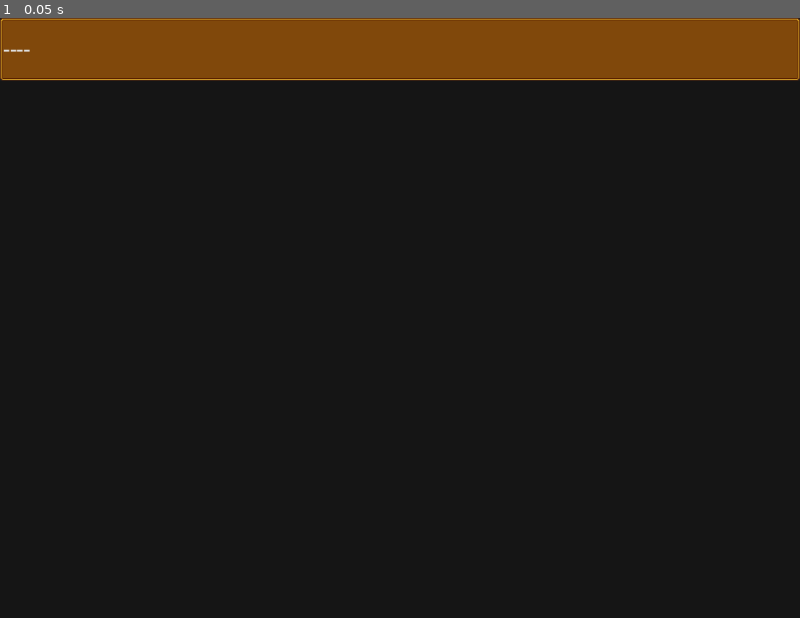
Above: before the commit, frame 1.
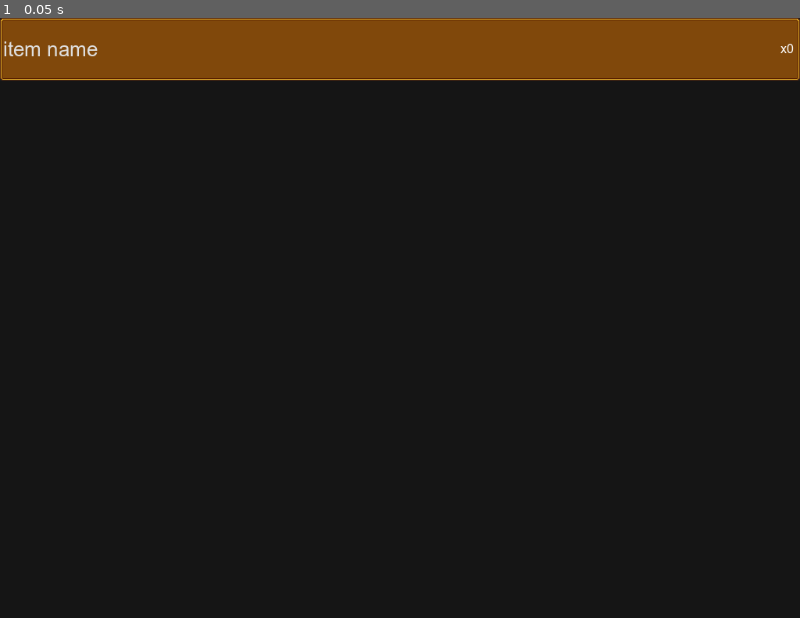
Above: after the commit, the same moment.

Repository: MichalKrzyzanowski/west-life-fantasy-godot-port
Game: Godot game, scene res://ui/camp_menu/inventory/common/item_display.tscn
The game is run twice, just before and just after one commit, with the same random seed, the same clock (stepped at 60 frames per second) and the same inputs. This scene is started directly instead of the project's main scene.
Inputs:
- Up to frame 1 (0.05 s): no input

The runs differ from the first frame. In frame 1, 0.2% of the frame differs, in the area x 0-100%, y 3-7%.
Error after the commit: Parse Error: Identifier "text" not declared in the current scope. (res://ui/camp_menu/inventory/common/item_display.gd:46)

Commit message:
- updated inventory_gui scene: 	- set size_flags_horizontal to expand and fill mode - updated item_gui scene: 	- converted to Panel type 		- parent object is a panel now to allow more complex 		  guis to be created 		- button is now a child of the panel 		- this prevents the button from streching past the text 		  object 	- added bitflags for item display options 		- allows setting which information you want to display 			- e.g. amount, level, equip status, etc. 		- created a method that wraps all text update methods 			- allows for easier overrides - updated shop scene: 	- added enable_sell_mode option 		- if turned off, selling option is not available 	- implemented sell mode missing text and ability to exit sell 	  mode - added shop_legacy scene: 	- shop scene that has sell mode identical to the original 	  version 	- inherits shop scene 	- allows future option to toggle shop modes 	- NOTE: the original sell mode's implementation is very clunky 	  static, which causes difficulty implementing it with the 	  reworked inventory system and keeping it simple & clean

Diff:
--- a/entities/enemies/bandit/bandit.tres
+++ b/entities/enemies/bandit/bandit.tres
@@ -20,6 +20,7 @@
 max_level = 9999
 xp_drop = 8
 gil_drop = 6
+gil_value = 0
 gil_level_cost = 25
 
 [resource]
--- a/entities/enemies/cactus/cactus.tres
+++ b/entities/enemies/cactus/cactus.tres
@@ -20,6 +20,7 @@
 max_level = 9999
 xp_drop = 4
 gil_drop = 3
+gil_value = 0
 gil_level_cost = 25
 
 [resource]
--- a/entities/enemies/dark_ninja/dark_ninja.tres
+++ b/entities/enemies/dark_ninja/dark_ninja.tres
@@ -20,6 +20,7 @@
 max_level = 9999
 xp_drop = 64
 gil_drop = 67
+gil_value = 0
 gil_level_cost = 25
 
 [resource]
--- a/entities/enemies/desert_ninja/desert_ninja.tres
+++ b/entities/enemies/desert_ninja/desert_ninja.tres
@@ -20,6 +20,7 @@
 max_level = 9999
 xp_drop = 35
 gil_drop = 15
+gil_value = 0
 gil_level_cost = 25
 
 [resource]
--- a/entities/enemies/snail/snail.tres
+++ b/entities/enemies/snail/snail.tres
@@ -20,6 +20,7 @@
 max_level = 9999
 xp_drop = 1
 gil_drop = 2
+gil_value = 0
 gil_level_cost = 25
 
 [resource]
--- a/ui/camp_menu/inventory/common/inventory_gui.gd
+++ b/ui/camp_menu/inventory/common/inventory_gui.gd
@@ -67,6 +67,7 @@
 	var gui_amount: int = rows * columns
 	for i: int in gui_amount:
 		var gui: Control  = item_gui.instantiate()
+		gui.size_flags_horizontal = Control.SIZE_EXPAND_FILL
 		inventory_grid.add_child(gui)
 		gui.connect("on_item_clicked", _on_item_clicked)
 
--- a/ui/camp_menu/inventory/common/item_display.tscn
+++ b/ui/camp_menu/inventory/common/item_display.tscn
@@ -11,6 +11,8 @@
 text = "item name"
 alignment = 0
 script = ExtResource("2_jauba")
+item_display_opt = null
+default_name = null
 metadata/_edit_use_anchors_ = true
 
 [node name="AmountLabel" type="Label" parent="."]
--- a/ui/camp_menu/inventory/common/item_gui.gd
+++ b/ui/camp_menu/inventory/common/item_gui.gd
@@ -1,33 +1,35 @@
 # @tool
 # class_name name
-extends Button
+extends Panel
 # docstring
 
-# TODO: add action functions for each use action:
-# equip() // gear, use() // consumables
 
 # signals
 signal on_item_clicked(item_id: int)
 
 # enums
+enum ItemDisplayOptions {
+	IS_EQUIPPED = 1 << 0,
+	AMOUNT = 1 << 1,
+	LEVEL = 1 << 2,
+}
 
 # constants
 
 # @export vars
+@export_flags("is_equipped", "amount", "level") var item_display_opt: int = 0
+@export var default_name: String = "----"
 
 # public vars
-var default_name: String = "----"
 var item: Item:
 	set(new_item):
 		item = new_item
 		if item == null:
 			_set_defaults()
+			update_label_text()
 			return
 
-		_current_item_name = item.name.capitalize()
-		update_item_equip()
-		update_item_level()
-		update_item_amount()
+		_update_item_display()
 
 		update_label_text()
 
@@ -36,6 +38,7 @@
 var _current_item_name: String = default_name
 
 # @onready vars
+@onready var button: Button = $Button
 
 
 func _init() -> void:
@@ -48,6 +51,7 @@
 
 func _ready() -> void:
 	_set_defaults()
+	update_label_text()
 
 
 # remaining builtins e.g. _process, _input
@@ -59,13 +63,24 @@
 
 
 func update_label_text() -> void:
-	text = _current_item_name
+	button.text = _current_item_name
 
 
 # private methods
 func _set_defaults() -> void:
 	_current_item_name = default_name
-	update_label_text()
+
+
+## wraps all update methods
+func _update_item_display() -> void:
+	_current_item_name = item.name.capitalize()
+
+	if item_display_opt & ItemDisplayOptions.IS_EQUIPPED:
+		update_item_equip()
+	if item_display_opt & ItemDisplayOptions.LEVEL:
+		update_item_level()
+	if item_display_opt & ItemDisplayOptions.AMOUNT:
+		update_item_amount()
 
 
 func _on_pressed() -> void:
--- a/ui/camp_menu/inventory/common/item_gui.tscn
+++ b/ui/camp_menu/inventory/common/item_gui.tscn
@@ -1,29 +1,21 @@
-[gd_scene load_steps=8 format=3 uid="uid://bj18dtq305e74"]
+[gd_scene load_steps=3 format=3 uid="uid://bj18dtq305e74"]
 
+[ext_resource type="Theme" uid="uid://pqyn725r5mhs" path="res://ui/common/theme/empty_button.tres" id="1_ar7hl"]
 [ext_resource type="Script" uid="uid://f0f6sslr3lk" path="res://ui/camp_menu/inventory/common/item_gui.gd" id="1_em23q"]
 
-[sub_resource type="StyleBoxEmpty" id="StyleBoxEmpty_mcif1"]
+[node name="ItemGui" type="Panel"]
+anchors_preset = 10
+anchor_right = 1.0
+grow_horizontal = 2
+script = ExtResource("1_em23q")
+item_display_opt = 7
 
-[sub_resource type="StyleBoxEmpty" id="StyleBoxEmpty_h4grh"]
+[node name="Button" type="Button" parent="."]
+layout_mode = 1
+offset_right = 26.0
+offset_bottom = 30.0
+theme = ExtResource("1_ar7hl")
+text = "---"
+alignment = 0
 
-[sub_resource type="StyleBoxEmpty" id="StyleBoxEmpty_qh4is"]
-
-[sub_resource type="StyleBoxEmpty" id="StyleBoxEmpty_3t70h"]
-
-[sub_resource type="StyleBoxEmpty" id="StyleBoxEmpty_nhil4"]
-
-[sub_resource type="Theme" id="Theme_nkrbd"]
-Button/styles/disabled = SubResource("StyleBoxEmpty_mcif1")
-Button/styles/focus = SubResource("StyleBoxEmpty_h4grh")
-Button/styles/hover = SubResource("StyleBoxEmpty_qh4is")
-Button/styles/normal = SubResource("StyleBoxEmpty_3t70h")
-Button/styles/pressed = SubResource("StyleBoxEmpty_nhil4")
-
-[node name="ItemGui" type="Button"]
-offset_right = 8.0
-offset_bottom = 50.0
-theme = SubResource("Theme_nkrbd")
-text = "---"
-script = ExtResource("1_em23q")
-
-[connection signal="pressed" from="." to="." method="_on_pressed"]
+[connection signal="pressed" from="Button" to="." method="_on_pressed"]
--- /dev/null
+++ b/ui/camp_menu/inventory/common/shop_item_gui.gd
@@ -0,0 +1,53 @@
+# @tool
+# class_name name
+extends "item_gui.gd"
+# docstring
+
+
+# signals
+
+# enums
+
+# constants
+
+# @export vars
+
+# public vars
+
+# private vars
+
+# @onready vars
+@onready var gil_value_label: Label = $GilValueLabel
+
+
+func _init() -> void:
+	pass
+
+
+func _enter_tree() -> void:
+	pass
+
+
+func _ready() -> void:
+	pass
+
+
+# remaining builtins e.g. _process, _input
+
+
+# public methods
+
+
+# private methods
+func _set_defaults() -> void:
+	super()
+	gil_value_label.text = ""
+
+
+func _update_item_display() -> void:
+	super()
+	if item.stats.gil_value > 0:
+		gil_value_label.text = str(item.stats.gil_value)
+
+
+# subclasses
--- /dev/null
+++ b/ui/camp_menu/inventory/common/shop_item_gui.tscn
@@ -0,0 +1,22 @@
+[gd_scene load_steps=4 format=3 uid="uid://cj65loh8on112"]
+
+[ext_resource type="PackedScene" uid="uid://bj18dtq305e74" path="res://ui/camp_menu/inventory/common/item_gui.tscn" id="1_f7psr"]
+[ext_resource type="Script" uid="uid://bod6exm2h1jd2" path="res://ui/camp_menu/inventory/common/shop_item_gui.gd" id="2_6s5lc"]
+[ext_resource type="FontFile" uid="uid://duujn5vjqjbyi" path="res://ui/common/font/arialbd.ttf" id="3_y3wtf"]
+
+[node name="ShopItemGui" instance=ExtResource("1_f7psr")]
+script = ExtResource("2_6s5lc")
+
+[node name="Button" parent="." index="0"]
+theme_override_fonts/font = ExtResource("3_y3wtf")
+
+[node name="GilValueLabel" type="Label" parent="." index="1"]
+layout_mode = 1
+anchors_preset = 10
+anchor_right = 1.0
+offset_top = 30.0
+offset_bottom = 49.0
+grow_horizontal = 2
+theme_override_fonts/font = ExtResource("3_y3wtf")
+theme_override_font_sizes/font_size = 30
+horizontal_alignment = 2
--- a/ui/camp_menu/inventory/consumables_menu.tscn
+++ b/ui/camp_menu/inventory/consumables_menu.tscn
@@ -189,7 +189,7 @@
 rows = 3
 hide_scrollbar = true
 disable_scrolling = true
-inv_grid_v_seperation = 30
+inv_grid_v_seperation = 60
 item_gui = ExtResource("5_6deds")
 
 [node name="DescriptionPanel" type="NinePatchRect" parent="."]
--- a/ui/shops/common/shop.gd
+++ b/ui/shops/common/shop.gd
@@ -17,6 +17,7 @@
 
 # @export vars
 @export var shop_name: String
+@export var enable_sell_mode: bool = false
 ## array of item ids to populate the shop with
 @export var shop_items: Array[int]
 @export var target_inventory: Inventory
@@ -30,14 +31,11 @@
 		shop_state = new_state
 		match shop_state:
 			ShopState.STANDBY:
-				buy_button.text = "Buy"
-				exit_button.text = "Exit"
-				sell_button.show()
+				_enter_standby_state()
 			ShopState.BUY:
-				buy_button.text = "Yes"
-				exit_button.text = "No"
-				sell_button.hide()
-				options_panel.show()
+				_enter_buy_state()
+			ShopState.SELL:
+				_enter_sell_state()
 
 var _selected_shop_item: Item
 
@@ -63,15 +61,25 @@
 
 
 func _ready() -> void:
+	# set shop name
+	title_label.text = shop_name
+
+	# hide sell button is sell mode is disabled
+	if !enable_sell_mode:
+		sell_button.hide()
+
+	# populate shop items from item ids
 	if !shop_items.is_empty():
 		shop_inventory.add_items(shop_items)
 	else:
 		shop_inventory.add_item(33)
 		shop_inventory.add_item(34)
 		shop_inventory.add_item(35)
-	shop_inventory_gui.enable_item_use_action = false
+
+	# set default inventory_gui options
 	shop_inventory_gui.set_inventory(shop_inventory, PartyManager.party)
 
+	# connect relevant gil & item signals
 	PartyManager.on_gil_changed.connect(_update_gil_text)
 	shop_inventory_gui.on_item_gui_clicked.connect(_on_item_clicked)
 
@@ -120,6 +128,28 @@
 	gil_label.text = "%d G" % PartyManager.gil
 
 
+func _enter_standby_state() -> void:
+	buy_button.text = "Buy"
+	exit_button.text = "Exit"
+	if enable_sell_mode:
+		sell_button.show()
+	buy_button.show()
+	exit_button.show()
+
+
+func _enter_buy_state() -> void:
+	buy_button.text = "Yes"
+	exit_button.text = "No"
+	sell_button.hide()
+	options_panel.show()
+
+
+func _enter_sell_state() -> void:
+	buy_button.hide()
+	sell_button.hide()
+	exit_button.text = "Back"
+
+
 func _on_buy_button_pressed() -> void:
 	match shop_state:
 		ShopState.STANDBY:
@@ -136,8 +166,10 @@
 
 func _on_sell_button_pressed() -> void:
 	print("sell button pressed")
+	title_label.text = "Inventory"
 	shop_inventory_gui.set_inventory(target_inventory, PartyManager.party)
 	shop_state = ShopState.SELL
+	info_label.text = "Whose item do want to sell?"
 
 
 func _on_exit_button_pressed() -> void:
@@ -147,6 +179,11 @@
 		ShopState.BUY:
 			shop_state = ShopState.STANDBY
 			info_label.text = "Thank you!\n...\nSomething else?"
+		ShopState.SELL:
+			title_label.text = shop_name
+			info_label.text = "Too bad\n...\nSomething else?"
+			shop_inventory_gui.set_inventory(shop_inventory, PartyManager.party)
+			shop_state = ShopState.STANDBY
 
 
 # subclasses
--- a/ui/shops/common/shop.tscn
+++ b/ui/shops/common/shop.tscn
@@ -6,8 +6,8 @@
 [ext_resource type="Script" uid="uid://c58mgmklnekfj" path="res://entities/common/entity/entity_properties.gd" id="2_i4tin"]
 [ext_resource type="PackedScene" uid="uid://d2bhbuwxh85sr" path="res://ui/camp_menu/inventory/common/inventory_gui.tscn" id="3_1swlb"]
 [ext_resource type="Script" uid="uid://bgb0k3xdll7wc" path="res://ui/camp_menu/inventory/common/inventory.gd" id="3_x620k"]
-[ext_resource type="PackedScene" uid="uid://bj18dtq305e74" path="res://ui/camp_menu/inventory/common/item_gui.tscn" id="4_1dawj"]
 [ext_resource type="Theme" uid="uid://pqyn725r5mhs" path="res://ui/common/theme/empty_button.tres" id="6_q6641"]
+[ext_resource type="PackedScene" uid="uid://cj65loh8on112" path="res://ui/camp_menu/inventory/common/shop_item_gui.tscn" id="7_i4tin"]
 
 [sub_resource type="Resource" id="Resource_wxpsf"]
 script = ExtResource("3_x620k")
@@ -23,8 +23,19 @@
 grow_horizontal = 2
 grow_vertical = 2
 script = ExtResource("1_eb1bs")
+shop_name = "Shop"
+enable_sell_mode = true
 shop_items = Array[int]([33, 34, 35])
 target_inventory = SubResource("Resource_wxpsf")
+
+[node name="Panel" type="Panel" parent="."]
+modulate = Color(0, 0, 0, 1)
+layout_mode = 1
+anchors_preset = 15
+anchor_right = 1.0
+anchor_bottom = 1.0
+grow_horizontal = 2
+grow_vertical = 2
 
 [node name="TitlePanel" type="NinePatchRect" parent="."]
 layout_mode = 1
@@ -151,17 +162,19 @@
 metadata/_edit_use_anchors_ = true
 
 [node name="InventoryGui" parent="InventoryPanel" instance=ExtResource("3_1swlb")]
-layout_mode = 0
-anchors_preset = 0
-anchor_right = 0.0
-anchor_bottom = 0.0
-grow_horizontal = 1
-grow_vertical = 1
+layout_mode = 1
+anchors_preset = -1
+anchor_left = 0.0454547
+anchor_top = 0.0389611
+anchor_right = 0.954548
+anchor_bottom = 0.961039
 rows = 3
 hide_scrollbar = true
 disable_scrolling = true
-inv_grid_v_seperation = 30
-item_gui = ExtResource("4_1dawj")
+inv_grid_v_seperation = 60
+item_gui = ExtResource("7_i4tin")
+enable_item_use_action = false
+metadata/_edit_use_anchors_ = true
 
 [node name="OptionsPanel" type="NinePatchRect" parent="."]
 layout_mode = 1
--- /dev/null
+++ b/ui/shops/common/shop_legacy.gd
@@ -0,0 +1,95 @@
+# @tool
+# class_name name
+extends "shop.gd"
+# docstring
+
+
+# signals
+
+# enums
+
+# constants
+
+# @export vars
+
+# public vars
+
+# private vars
+
+# @onready vars
+@onready var inventory_panel: NinePatchRect = $InventoryPanel
+@onready var title_panel: NinePatchRect = $TitlePanel
+# legacy inventory
+@onready var legacy_inventory: Node = $Inventory
+@onready var legacy_inventory_gui: FlowContainer = $Inventory/InventoryPanel/VBoxContainer/ConsumablesGui
+
+
+# func _init() -> void:
+# 	pass
+
+
+# func _enter_tree() -> void:
+# 	pass
+
+
+func _ready() -> void:
+	super()
+	# set default legacy inventory gui options
+	legacy_inventory_gui.set_inventory(target_inventory, PartyManager.party)
+
+	# connect item gui clicked signal
+	legacy_inventory_gui.on_item_gui_clicked.connect(_on_item_clicked)
+
+
+# remaining builtins e.g. _process, _input
+
+
+# public methods
+
+
+# private methods
+func _enter_standby_state() -> void:
+	super()
+	options_panel.show()
+	_toggle_legacy_inventory(false)
+	inventory_panel.show()
+	title_panel.show()
+
+
+func _enter_sell_state() -> void:
+	options_panel.hide()
+	_toggle_legacy_inventory(true)
+	inventory_panel.hide()
+	title_panel.hide()
+
+
+func _on_sell_button_pressed() -> void:
+	print("sell button pressed")
+	shop_state = ShopState.SELL
+	info_label.text = "Whose item do want to sell?"
+
+
+func _on_exit_button_pressed() -> void:
+	match shop_state:
+		ShopState.STANDBY:
+			print("exit button pressed")
+		ShopState.BUY:
+			shop_state = ShopState.STANDBY
+			info_label.text = "Thank you!\n...\nSomething else?"
+
+
+func _toggle_legacy_inventory(is_shown: bool) -> void:
+	for gui: Control in legacy_inventory.get_children():
+		gui.visible = is_shown
+	# legacy_title.visible = is_shown
+	# legacy_inventory_panel.visible = is_shown
+	# legacy_title.visible = is_shown
+	# legacy_title.visible = is_shown
+
+
+func _on_back_button_pressed() -> void:
+	info_label.text = "Too bad\n...\nSomething else?"
+	shop_state = ShopState.STANDBY
+
+
+# subclasses
--- /dev/null
+++ b/ui/shops/common/shop_legacy.tscn
@@ -0,0 +1,142 @@
+[gd_scene load_steps=7 format=3 uid="uid://sjvoob1yswme"]
+
+[ext_resource type="PackedScene" uid="uid://da3fnqeol8pr3" path="res://ui/shops/common/shop.tscn" id="1_8tkr0"]
+[ext_resource type="Texture2D" uid="uid://4tgxvu4fo1h1" path="res://ui/common/sprite/text_box.png" id="2_ib4ht"]
+[ext_resource type="Script" uid="uid://6cjrrwkh05wh" path="res://ui/shops/common/shop_legacy.gd" id="2_n4f0x"]
+[ext_resource type="FontFile" uid="uid://duujn5vjqjbyi" path="res://ui/common/font/arialbd.ttf" id="3_n4f0x"]
+[ext_resource type="PackedScene" uid="uid://d2bhbuwxh85sr" path="res://ui/camp_menu/inventory/common/inventory_gui.tscn" id="4_s8ilv"]
+[ext_resource type="PackedScene" uid="uid://bj18dtq305e74" path="res://ui/camp_menu/inventory/common/item_gui.tscn" id="5_8yw2p"]
+
+[node name="ShopLegacy" instance=ExtResource("1_8tkr0")]
+script = ExtResource("2_n4f0x")
+shop_name = "Legacy"
+shop_items = Array[int]([])
+
+[node name="Inventory" type="Node" parent="." index="6"]
+
+[node name="TitlePanel" type="NinePatchRect" parent="Inventory" index="0"]
+visible = false
+anchors_preset = -1
+anchor_left = 0.0556641
+anchor_top = 0.0833333
+anchor_right = 0.195312
+anchor_bottom = 0.0950521
+offset_right = 40.0
+offset_bottom = 40.0
+texture = ExtResource("2_ib4ht")
+patch_margin_left = 4
+patch_margin_top = 4
+patch_margin_right = 4
+patch_margin_bottom = 3
+metadata/_edit_use_anchors_ = true
+
+[node name="Label" type="Label" parent="Inventory/TitlePanel" index="0"]
+layout_mode = 1
+anchors_preset = 8
+anchor_left = 0.5
+anchor_top = 0.5
+anchor_right = 0.5
+anchor_bottom = 0.5
+offset_left = -63.5
+offset_top = -16.0
+offset_right = 63.5
+offset_bottom = 16.0
+grow_horizontal = 2
+grow_vertical = 2
+theme_override_fonts/font = ExtResource("3_n4f0x")
+theme_override_font_sizes/font_size = 28
+text = "Inventory"
+
+[node name="InventoryTitle" type="NinePatchRect" parent="Inventory" index="1"]
+visible = false
+anchors_preset = -1
+anchor_left = 0.765625
+anchor_top = 0.147135
+anchor_right = 0.898438
+anchor_bottom = 0.147135
+offset_right = 40.0
+offset_bottom = 40.0
+texture = ExtResource("2_ib4ht")
+patch_margin_left = 4
+patch_margin_top = 4
+patch_margin_right = 4
+patch_margin_bottom = 3
+metadata/_edit_use_anchors_ = true
+
+[node name="Label" type="Label" parent="Inventory/InventoryTitle" index="0"]
+layout_mode = 1
+anchors_preset = 8
+anchor_left = 0.5
+anchor_top = 0.5
+anchor_right = 0.5
+anchor_bottom = 0.5
+offset_left = -26.5
+offset_top = -12.5
+offset_right = 26.5
+offset_bottom = 12.5
+grow_horizontal = 2
+grow_vertical = 2
+theme_override_font_sizes/font_size = 22
+text = "Items"
+
+[node name="InventoryPanel" type="NinePatchRect" parent="Inventory" index="2"]
+visible = false
+anchors_preset = -1
+anchor_left = -0.00683594
+anchor_top = -0.0572917
+anchor_right = 0.107422
+anchor_bottom = 0.369792
+offset_left = 800.0
+offset_top = 208.0
+offset_right = 840.0
+offset_bottom = 248.0
+texture = ExtResource("2_ib4ht")
+patch_margin_left = 4
+patch_margin_top = 4
+patch_margin_right = 4
+patch_margin_bottom = 3
+metadata/_edit_use_anchors_ = true
+
+[node name="VBoxContainer" type="VBoxContainer" parent="Inventory/InventoryPanel" index="0"]
+layout_mode = 1
+anchors_preset = -1
+anchor_left = 0.503472
+anchor_top = 0.0434783
+anchor_right = 0.503472
+anchor_bottom = 0.956522
+offset_left = -37.5
+offset_right = 37.5
+grow_horizontal = 2
+grow_vertical = 2
+theme_override_constants/separation = 40
+metadata/_edit_use_anchors_ = true
+
+[node name="ConsumablesGui" parent="Inventory/InventoryPanel/VBoxContainer" index="0" instance=ExtResource("4_s8ilv")]
+unique_name_in_owner = true
+layout_mode = 2
+rows = 3
+hide_scrollbar = true
+disable_scrolling = true
+inv_grid_v_seperation = 60
+item_gui = ExtResource("5_8yw2p")
+enable_item_use_action = false
+
+[node name="BackButton" type="Button" parent="Inventory" index="3"]
+visible = false
+anchors_preset = -1
+anchor_left = 0.800293
+anchor_top = 0.800781
+anchor_right = 0.887207
+anchor_bottom = 0.800781
+offset_left = -35.5
+offset_top = -41.0
+offset_right = 35.5
+offset_bottom = 41.0
+grow_horizontal = 2
+grow_vertical = 2
+theme_type_variation = &"CharacterSelectButton"
+theme_override_font_sizes/font_size = 28
+text = "Back"
+metadata/_edit_use_anchors_ = true
+
+[connection signal="pressed" from="Inventory/BackButton" to="." method="_on_back_button_pressed"]
Not shown, added: ui/camp_menu/inventory/common/shop_item_gui.gd.uid
Not shown, added: ui/shops/common/shop_legacy.gd.uid
